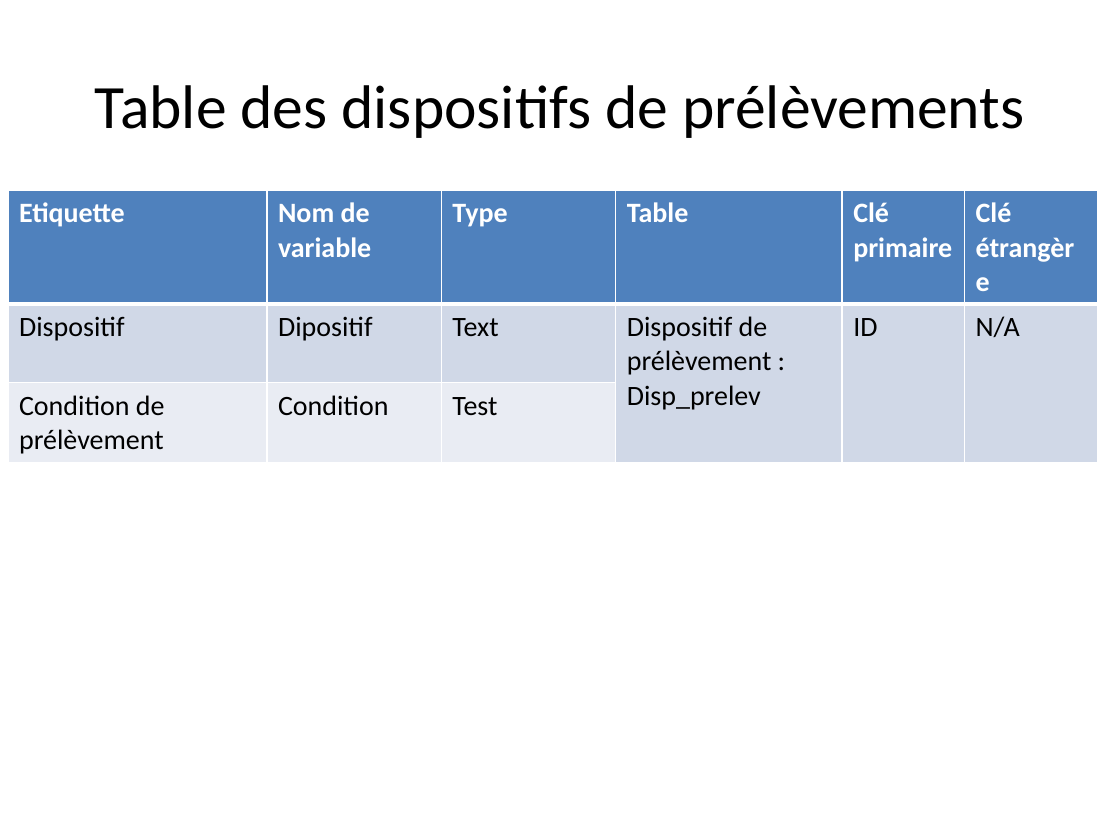
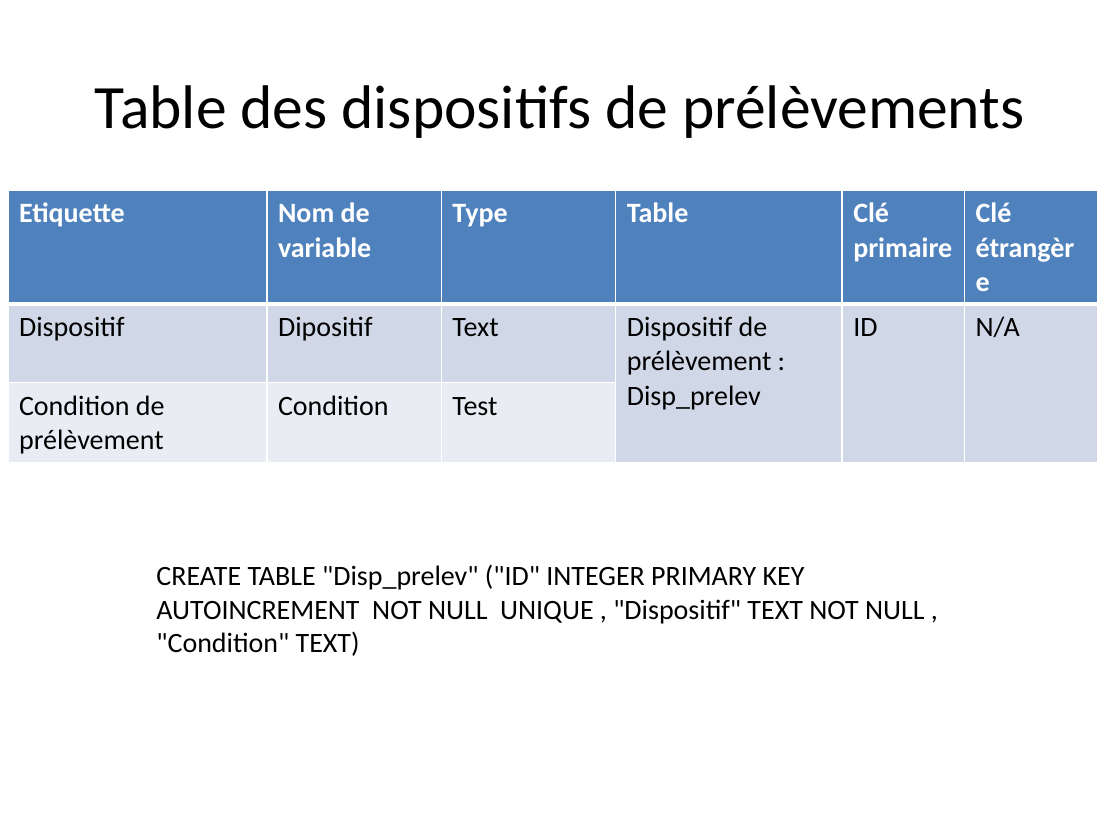
Before and after one commit to liavtavo/controle_microbio, a slide deck: slide 6 of php.pptx. Drawn at 1120x840 pixels with LibreOffice and Linux fonts; fonts in the diff are those of the drawing. Boxes give left, top, right and bottom in pixels: in the first picture for what was removed or moved away, otherwise in the second. Text is boxed around its words. In the diff, an @@ line names an element or a change of style, - is before the commit and + after.

```diff
--- a/php.pptx
+++ b/php.pptx
@@ text added at (x1=156, y1=564, x2=925, y2=656), 18 pt, text #000000 @@
+CREATE TABLE "Disp_prelev" ("ID" INTEGER PRIMARY KEY AUTOINCREMENT NOT NULL UNIQUE , "Dispositif" TEXT NOT NULL , "Condition" TEXT)
```
Also in this commit, not shown: 3 other slides changed.
